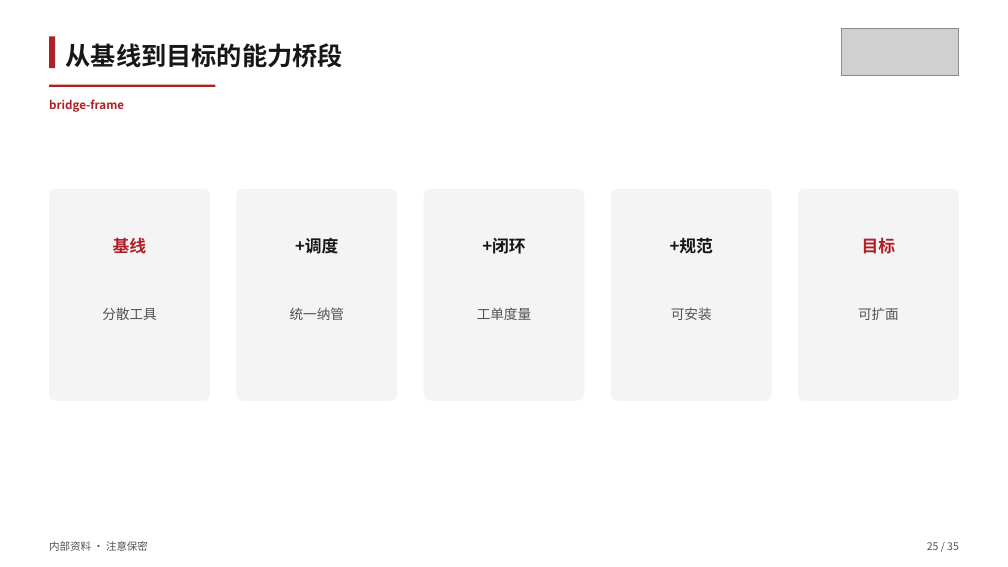
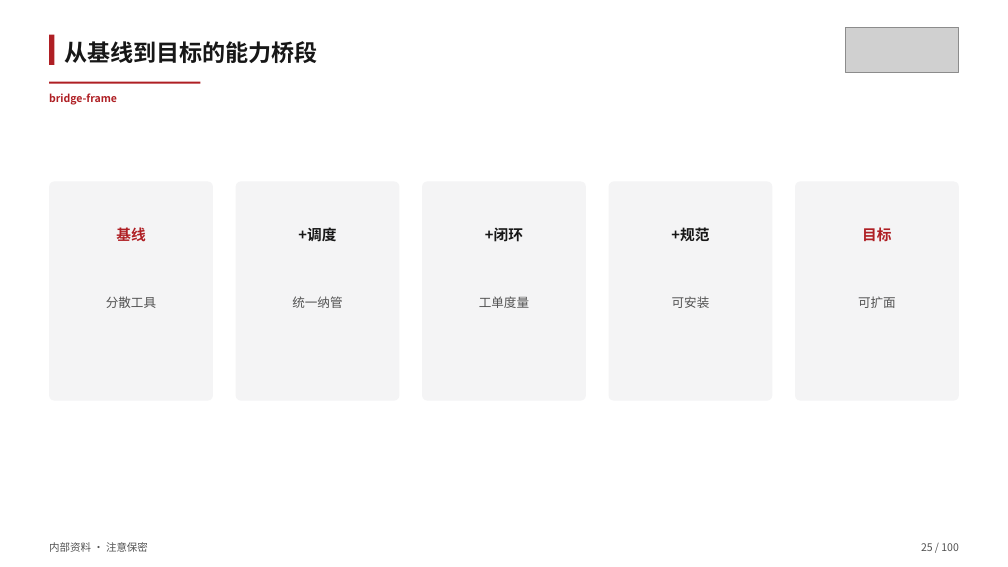
Before and after one commit to tao66175545-boop/sugon-cloud-skillui, a slide deck: slide 25 of skills/sugon-ppt-template/examples/sample-deck.pptx. Drawn at 1008x567 pixels with LibreOffice and Linux fonts; fonts in the diff are those of the drawing; grey boxes stand for pictures. Boxes give left, top, right and bottom in pixels: in the first picture for what was removed or moved away, otherwise in the second. Text is boxed around its words. In the diff, an @@ line names an element or a change of style, - is before the commit and + after.

```diff
--- a/skills/sugon-ppt-template/examples/sample-deck.pptx
+++ b/skills/sugon-ppt-template/examples/sample-deck.pptx
@@ text "从基线到目标的能力桥段" at (64, 41, 318, 63): size 24 to 22 pt @@
@@ text "bridge-frame" at (49, 93, 117, 105): size 11 to 10 pt @@
@@ rectangle: place and size @@
-rectangle at (49, 85, 216, 87)
+rectangle at (49, 82, 200, 84)
@@ proportions changed in 5 elements at (422, 181, 586, 401), (609, 181, 773, 401), (236, 181, 400, 401), (796, 181, 960, 401), (49, 181, 213, 401) @@
@@ rounded rectangle: place and size @@
-rounded rectangle at (49, 189, 210, 401)
+rounded rectangle at (49, 181, 213, 401)
@@ rounded rectangle: place and size @@
-rounded rectangle at (237, 189, 398, 401)
+rounded rectangle at (236, 181, 400, 401)
@@ rounded rectangle: place and size @@
-rounded rectangle at (423, 189, 585, 401)
+rounded rectangle at (422, 181, 586, 401)
@@ rounded rectangle: place and size @@
-rounded rectangle at (611, 189, 772, 401)
+rounded rectangle at (609, 181, 773, 401)
@@ rounded rectangle: place and size @@
-rounded rectangle at (799, 189, 960, 401)
+rounded rectangle at (796, 181, 960, 401)
@@ text "基线": place and size @@
-text "基线" at (113, 237, 147, 254)
+text "基线" at (116, 225, 145, 244)
@@ text "+调度": place and size @@
-text "+调度" at (295, 237, 338, 254)
+text "+调度" at (298, 227, 336, 242)
@@ text "+闭环": place and size @@
-text "+闭环" at (482, 238, 525, 254)
+text "+闭环" at (485, 228, 523, 242)
@@ text "+规范": place and size @@
-text "+规范" at (670, 237, 713, 254)
+text "+规范" at (671, 227, 709, 241)
@@ size 16 to 14 pt in 5 elements at (485, 228, 523, 242), (671, 227, 709, 241), (298, 227, 336, 242), (116, 225, 145, 244), (862, 227, 891, 242) @@
@@ text "目标": place and size @@
-text "目标" at (862, 237, 896, 254)
+text "目标" at (862, 227, 891, 242)
@@ text "分散工具": place and size @@
-text "分散工具" at (102, 307, 156, 320)
+text "分散工具" at (106, 296, 156, 308)
@@ text "统一纳管": place and size @@
-text "统一纳管" at (290, 307, 344, 320)
+text "统一纳管" at (292, 296, 342, 308)
@@ text "工单度量": place and size @@
-text "工单度量" at (477, 307, 531, 320)
+text "工单度量" at (479, 296, 529, 308)
@@ text "可安装": place and size @@
-text "可安装" at (671, 307, 712, 320)
+text "可安装" at (672, 296, 710, 308)
@@ size 13 to 12 pt in 5 elements at (479, 296, 529, 308), (292, 296, 342, 308), (672, 296, 710, 308), (106, 296, 156, 308), (858, 296, 896, 308) @@
@@ text "可扩面": place and size @@
-text "可扩面" at (858, 307, 899, 320)
+text "可扩面" at (858, 296, 896, 308)
@@ text at (921, 543, 958, 551): text changed @@
-25 / 35
+25 / 100
```
Also in this commit, not shown: 34 other slides changed, 65 slides added, 11 other files.
